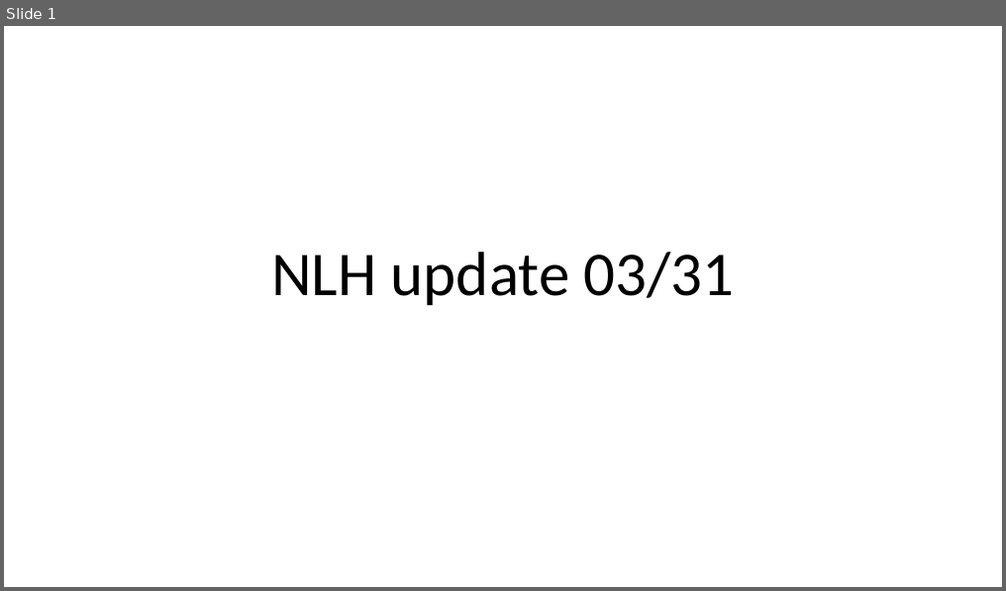
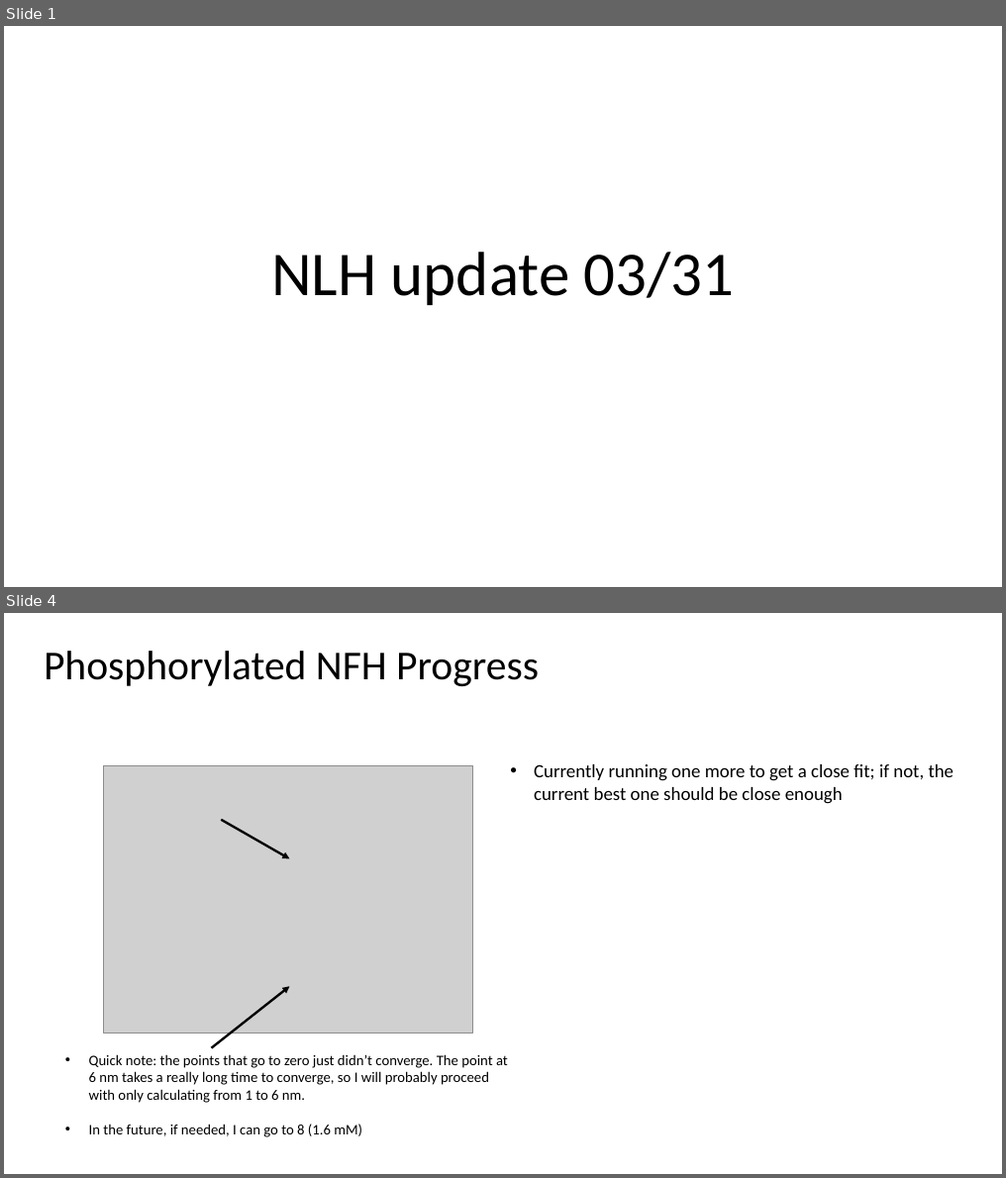
Before and after one commit to tyokokur/presentations, a slide deck: 20220331 EAD Update.pptx. Shown one above the other, each under a label of ours: slide 1 before the commit, slides 1 and 4 after it; the slides between them are not shown. The pictures are 1006x591 and 1006x1178 pixels, drawn with LibreOffice and Linux fonts; fonts in the diff are those of the drawing; grey boxes stand for pictures. Boxes give left, top, right and bottom in pixels: in the first picture for what was removed or moved away, otherwise in the second. Text is boxed around its words. In the diff, an @@ line names an element or a change of style, - is before the commit and + after.

```diff
--- a/20220331 EAD Update.pptx
+++ b/20220331 EAD Update.pptx
@@ slide 4 added at box(4, 613, 1002, 1174), background #FFFFFF @@
@@ title added at box(44, 651, 539, 686), 39.6 pt, text #000000 @@
+Phosphorylated NFH Progress
@@ picture added at box(104, 765, 472, 1034) @@
@@ text added at box(534, 764, 954, 804), 18 pt, text #000000 @@
+• Currently running one more to get a close fit; if not, the current best one should be close enough
@@ arrow added from (221, 820) to (290, 860), #000000 2.25 pt @@
@@ arrow added from (211, 1049) to (290, 986), #000000 2.25 pt @@
@@ text added at box(89, 1055, 508, 1138), 14 pt, text #000000 @@
+• Quick note: the points that go to zero just didn’t converge. The point at 6 nm takes a really long time to converge, so I will probably proceed with only calculating from 1 to 6 nm.
+• In the future, if needed, I can go to 8 (1.6 mM)
```
Also in this commit, not shown: 1 slide changed, 1 other slide added, 1 slide removed.
